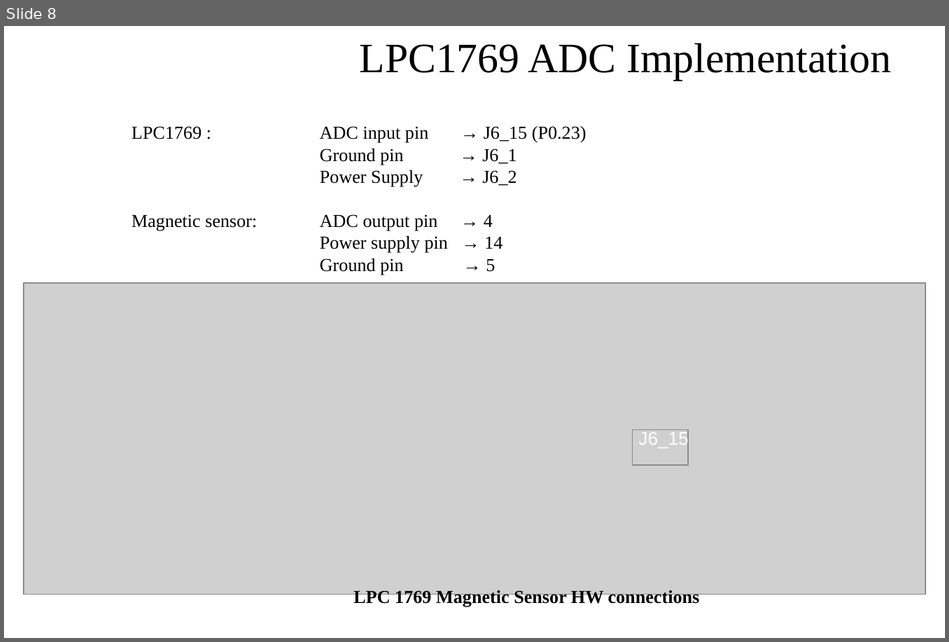
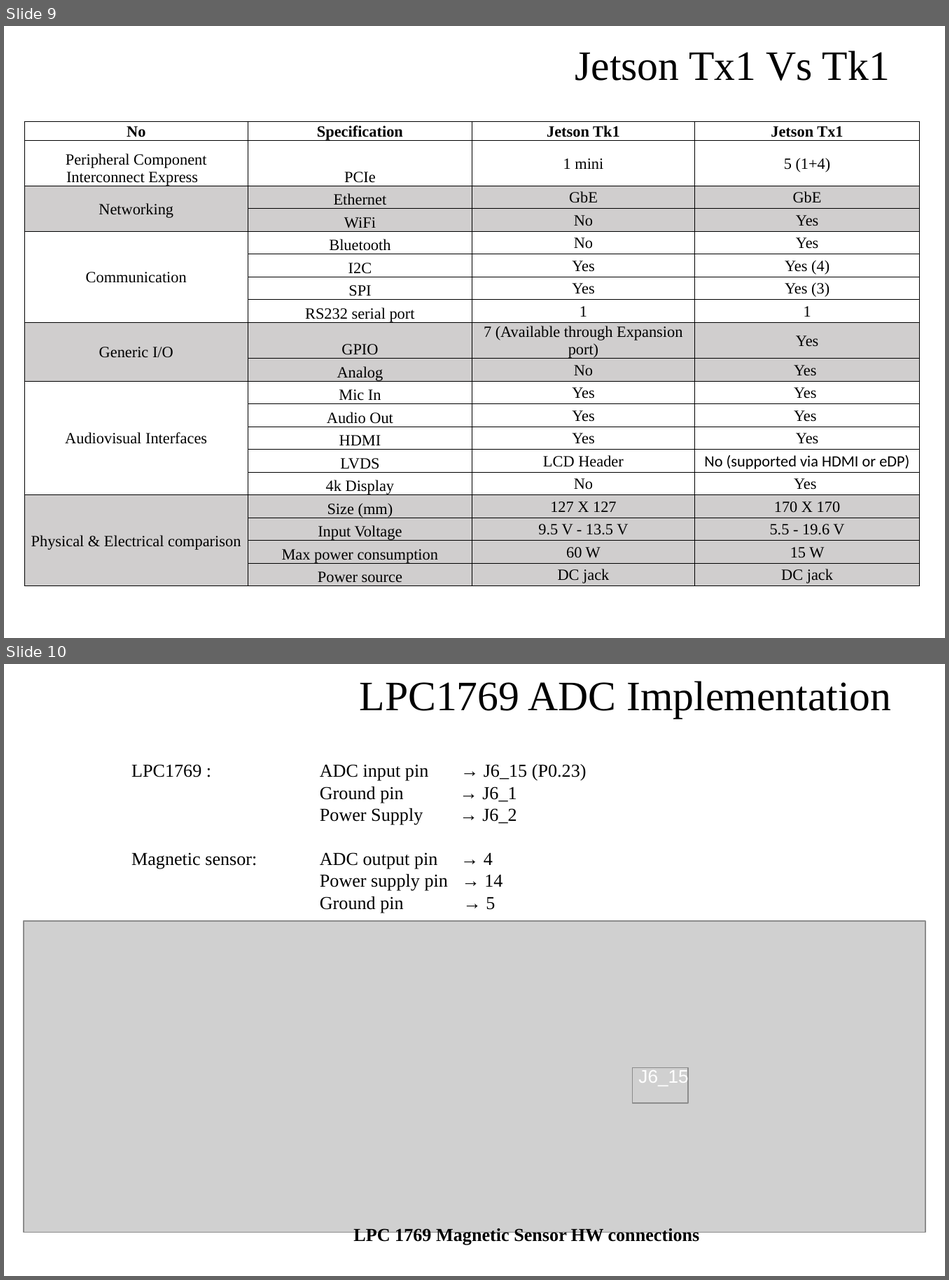
Before and after one commit to Sudheer28123/Sudheer_CMPE-295, a slide deck: Documents/295_AGV_sensor_fusion.pptx. Shown one above the other, each under a label of ours: slide 8 before the commit, slides 9 and 10 after it. The pictures are 949x642 and 949x1280 pixels, drawn with LibreOffice and Linux fonts; fonts in the diff are those of the drawing; grey boxes stand for pictures; background and template pictures are left out. Boxes give left, top, right and bottom in pixels: in the first picture for what was removed or moved away, otherwise in the second. Text is boxed around its words. In the diff, an @@ line names an element or a change of style, - is before the commit and + after.

Commit message:
Addition of TX1 Vs TK1 comparison

```diff
--- a/Documents/295_AGV_sensor_fusion.pptx
+++ b/Documents/295_AGV_sensor_fusion.pptx
@@ slide 9 added at [4, 26, 945, 638], background picture (left out) @@
@@ text added at [574, 50, 890, 81], 32 pt, text #000000 @@
+Jetson Tx1 Vs Tk1
@@ table added at [25, 121, 920, 590], 19 rows, 4 columns @@
+No | Specification | Jetson Tk1 | Jetson Tx1
+Peripheral Component Interconnect Express | PCIe | 1 mini | 5 (1+4)
+Networking | Ethernet | GbE | GbE
+ | WiFi | No | Yes
+Communication | Bluetooth | No | Yes
+ | I2C | Yes | Yes (4)
+ | SPI | Yes | Yes (3)
+ | RS232 serial port | 1 | 1
+Generic I/O | GPIO | 7 (Available through Expansion port) | Yes
+ | Analog | No | Yes
+Audiovisual Interfaces | Mic In | Yes | Yes
+ | Audio Out | Yes | Yes
+ | HDMI | Yes | Yes
+ | LVDS | LCD Header | No (supported via HDMI or eDP)
+ | 4k Display | No | Yes
+Physical & Electrical comparison | Size (mm) | 127 X 127 | 170 X 170
+ | Input Voltage | 9.5 V - 13.5 V | 5.5 - 19.6 V
+ | Max power consumption | 60 W | 15 W
+ | Power source | DC jack | DC jack
@@ what was slide 8 is now slide 10 @@
```
Also in this commit, not shown: 1 other slide added.
